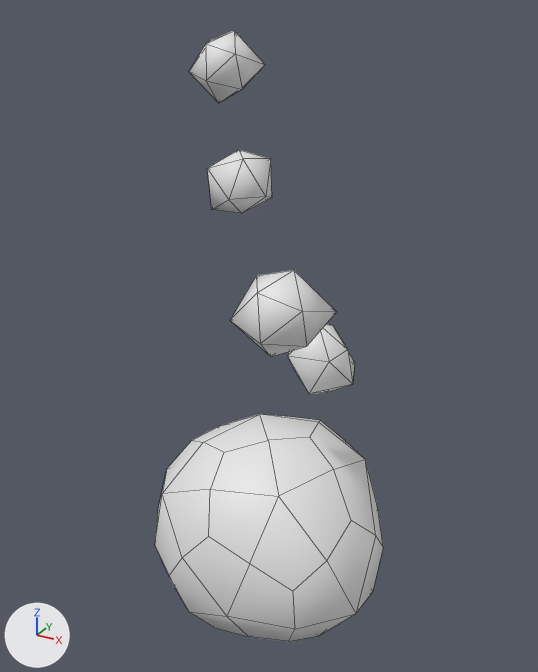
Before and after pictures for a commit that changed the Blender file source/Assets/models/Asteroid Stuff/redAsteroid_MO.blend.
One viewpoint serves both versions: a 50 mm lens placed at (3.06, -5.47, 4.91), pointed at (-0.06, 0.21, 2.07). The axes (+X, +Y, +Z) are drawn at lower left. The lights are the same throughout. Mesh edges are drawn as thin lines.

The older version as bpy lines, for what is in view:
```python
me_icosphere_005 = bpy.data.meshes.new('Icosphere.005')
me_icosphere_005.from_pydata(...)  # 110 vertices, 140 faces; spans x -0.56..0.56, y -0.48..2.15, z -0.56..0.45
me_icosphere_005.polygons.foreach_set('use_smooth', [True] * 140)
me_icosphere_005.materials.append(mat_untitled)  # its picture is missing
ob_icosphere = bpy.data.objects.new('Icosphere', me_icosphere_005)
ob_icosphere.parent = ob_empty
ob_icosphere.location = (0.0, 0.0, 0.0)
ob_icosphere.scale = (2.2, 2.2, 2.2)
```
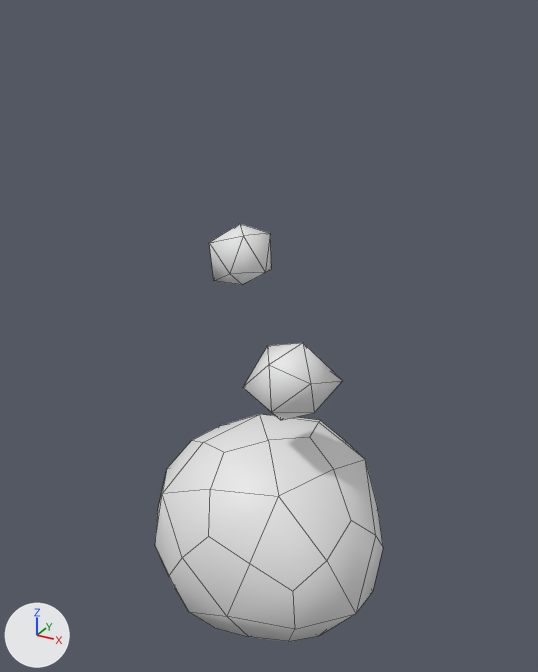
Location of each change, [x1, y1, x2, y2] in pixels of the pictures (538 x 672 px; the box of a moved part takes in the faces that stretch with it):
```json
{"object": "Icosphere", "change": "reshaped", "before": [155, 31, 383, 642], "after": [155, 224, 383, 642], "on screen": "32% shorter"}
{"part": 1, "of": "me_icosphere_005", "change": "moved or reshaped", "before": [207, 150, 272, 213], "after": [209, 224, 272, 285]}
{"part": 2, "of": "me_icosphere_005", "change": "moved or reshaped", "before": [230, 270, 336, 357], "after": [243, 343, 343, 420]}
{"part": 3, "of": "me_icosphere_005", "change": "deleted", "before": [189, 31, 265, 103]}
{"part": 4, "of": "me_icosphere_005", "change": "deleted", "before": [288, 324, 355, 394]}
```

Edits to the scene script, one JSON object a line:
```json
{"block": "me_icosphere_005", "where": "me_icosphere_005.from_pydata(...)  # 110 vertices, 140 faces; spans x -0.56..0.56, y -0.48..2.15, z -0.56..0.45"}
{"block": "me_icosphere_005", "where": "# used by ob_icosphere; parent = ob_empty; location = (0.0, 0.0, 0.0); scale = (2.2, 2.2, 2.2)"}
{"block": "me_icosphere_005", "change": "me_icosphere_005 part 1: the loose piece of 12 vertices spanning x -0.43..-0.09, y 1.42..1.67, z -0.42..-0.13 is moved by (0.0, -0.32, 0.0)"}
{"block": "me_icosphere_005", "change": "me_icosphere_005 part 2: the loose piece of 12 vertices spanning x -0.01..0.35, y 0.99..1.34, z 0.0..0.32 is moved by (0.0, -0.33, -0.09)"}
{"block": "me_icosphere_005", "change": "me_icosphere_005 part 3: the loose piece of 12 vertices spanning x -0.28..-0.01, y 1.9..2.15, z -0.09..0.13 is deleted"}
{"block": "me_icosphere_005", "change": "me_icosphere_005 part 4: the loose piece of 12 vertices spanning x -0.05..0.28, y 0.57..0.96, z -0.48..-0.2 is deleted"}
```
